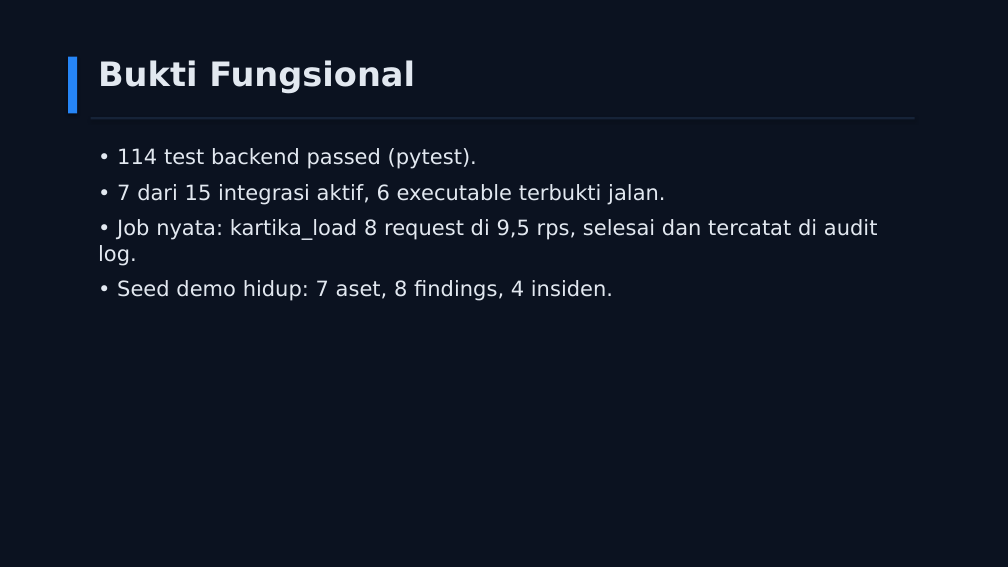
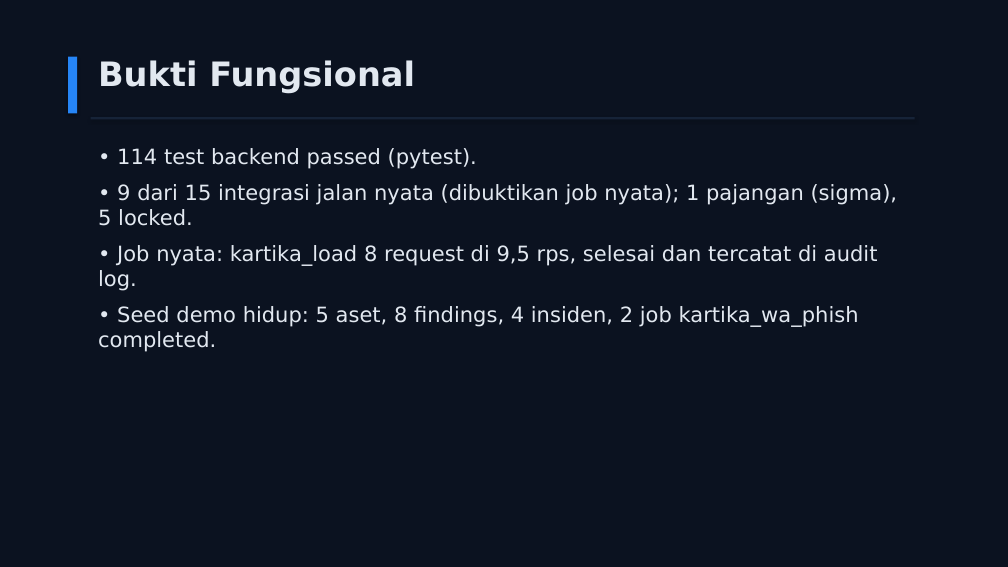
Before and after one commit to jejakmasgondrong/GARDA-CYBER, a slide deck: slide 8 of submission/GARDA-CYBER-slide-penjelasan.pptx. Drawn at 1008x567 pixels with LibreOffice and Linux fonts; fonts in the diff are those of the drawing. Boxes give left, top, right and bottom in pixels: in the first picture for what was removed or moved away, otherwise in the second. Text is boxed around its words. In the diff, an @@ line names an element or a change of style, - is before the commit and + after.

Commit message:
fix: perbarui angka slide penjelasan akurat v0.5.3 (9 integrasi jalan nyata, seed 5 aset, 10 dokumen)

```diff
--- a/submission/GARDA-CYBER-slide-penjelasan.pptx
+++ b/submission/GARDA-CYBER-slide-penjelasan.pptx
@@ text at [98,184,898,226]: text changed @@
-• 7 dari 15 integrasi aktif, 6 executable terbukti jalan.
+• 9 dari 15 integrasi jalan nyata (dibuktikan job nyata); 1 pajangan (sigma), 5 locked.
@@ text at [98,306,859,352]: text changed @@
-• Seed demo hidup: 7 aset, 8 findings, 4 insiden.
+• Seed demo hidup: 5 aset, 8 findings, 4 insiden, 2 job kartika_wa_phish completed.
```
Also in this commit, not shown: 3 other slides changed, 1 other file.
